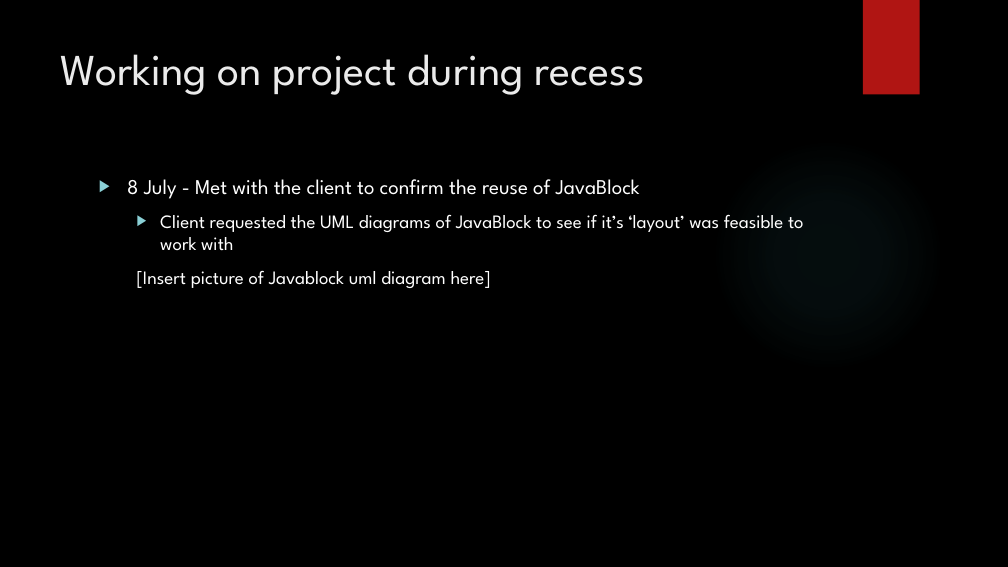
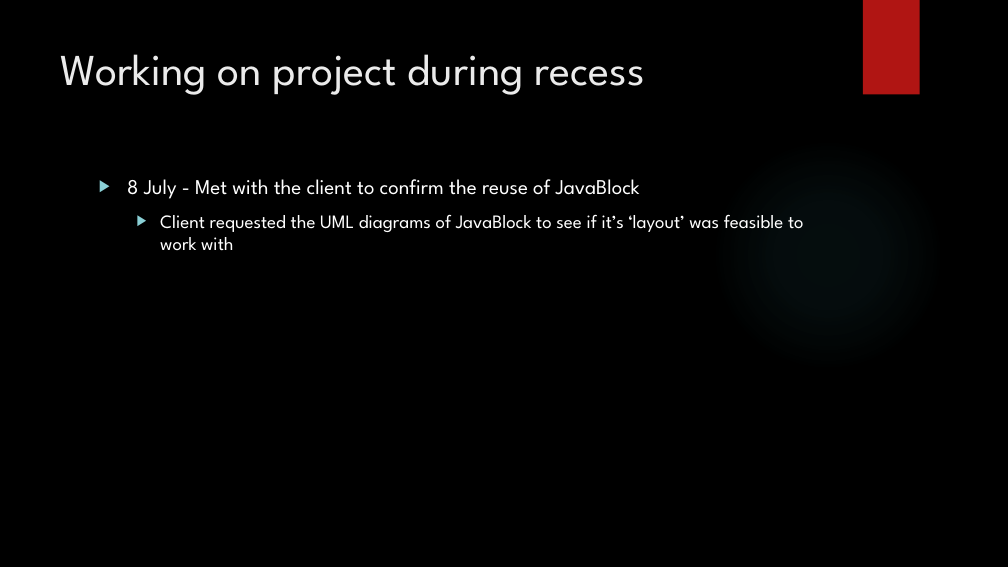
Before and after one commit to COS301-ThinkTech/COS301-Group-Project, a slide deck: slide 3 of ThinkTech.pptx. Drawn at 1008x567 pixels with LibreOffice and Linux fonts; fonts in the diff are those of the drawing; background and template pictures are left out. Boxes give left, top, right and bottom in pixels: in the first picture for what was removed or moved away, otherwise in the second. Text is boxed around its words. In the diff, an @@ line names an element or a change of style, - is before the commit and + after.

```diff
--- a/ThinkTech.pptx
+++ b/ThinkTech.pptx
@@ text at (137,270,491,288): paragraph removed @@
-  [Insert picture of Javablock uml diagram here]
```
Also in this commit, not shown: 2 other slides changed.
